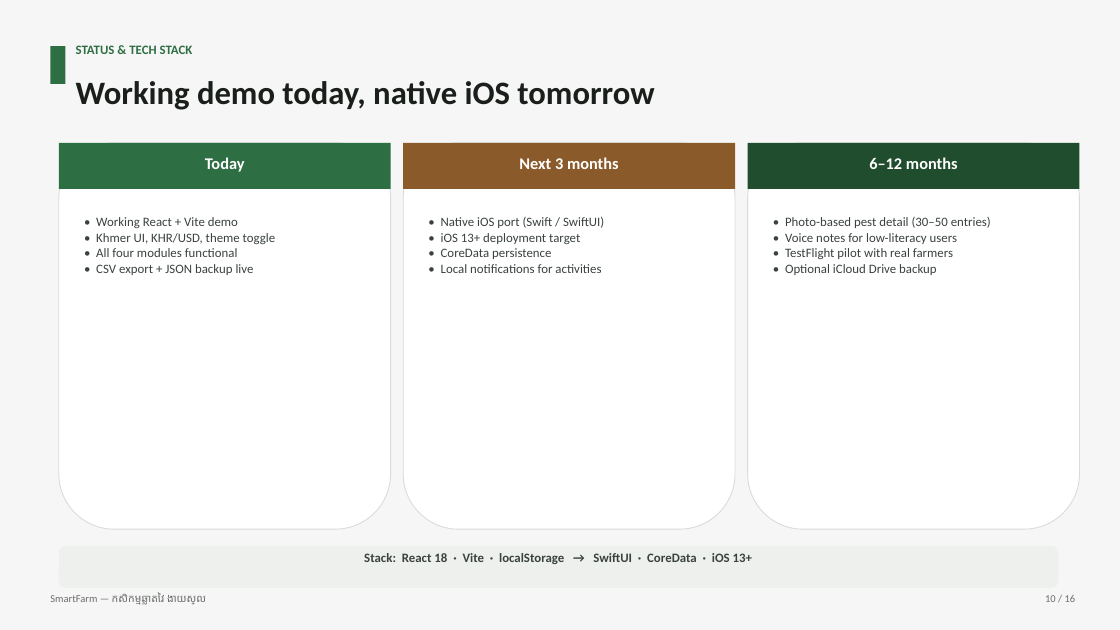
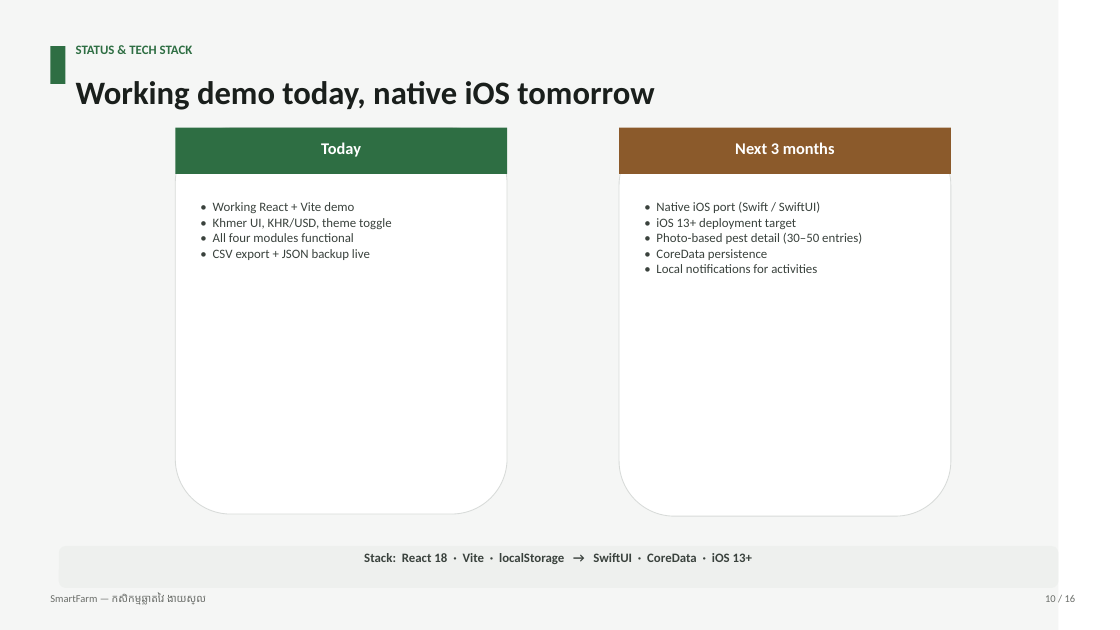
Before and after one commit to NemSothea/smartfarmdemo, a slide deck: slide 10 of SmartFarm-Pitch.pptx. Drawn at 1120x630 pixels with LibreOffice and Linux fonts; fonts in the diff are those of the drawing. Boxes give left, top, right and bottom in pixels: in the first picture for what was removed or moved away, otherwise in the second. Text is boxed around its words. In the diff, an @@ line names an element or a change of style, - is before the commit and + after.

Commit message:
update slide

```diff
--- a/SmartFarm-Pitch.pptx
+++ b/SmartFarm-Pitch.pptx
@@ rectangle: place and size @@
-rectangle at [0,0,1120,630]
+rectangle at [0,0,1059,630]
@@ 2 texts, 1 rectangle, 1 rounded rectangle: place and size @@
-2 texts, 1 rectangle, 1 rounded rectangle at [59,143,391,529]
+2 texts, 1 rectangle, 1 rounded rectangle at [176,128,507,514]
@@ 1 text, 1 rounded rectangle, 1 rectangle: place and size @@
-1 text, 1 rounded rectangle, 1 rectangle at [403,143,735,529]
+1 text, 1 rounded rectangle, 1 rectangle at [619,128,951,517]
@@ rounded rectangle removed at [748,143,1080,529] @@
@@ rectangle removed at [748,143,1080,189] @@
@@ text removed at [869,157,958,169] @@
-6–12 months
@@ text "• Native iOS port (Swift ...": place and size @@
-text "• Native iOS port (Swift ..." at [441,217,604,273]
+text "• Native iOS port (Swift ..." at [656,202,862,273]
@@ text at [656,233,862,244]: paragraph added @@
+• Photo-based pest detail (30–50 entries)
@@ text removed at [785,217,991,275] @@
-• Photo-based pest detail (30–50 entries)
-• Voice notes for low-literacy users
-• TestFlight pilot with real farmers
-• Optional iCloud Drive backup
```
Also in this commit, not shown: 12 other slides changed, 1 other file.
